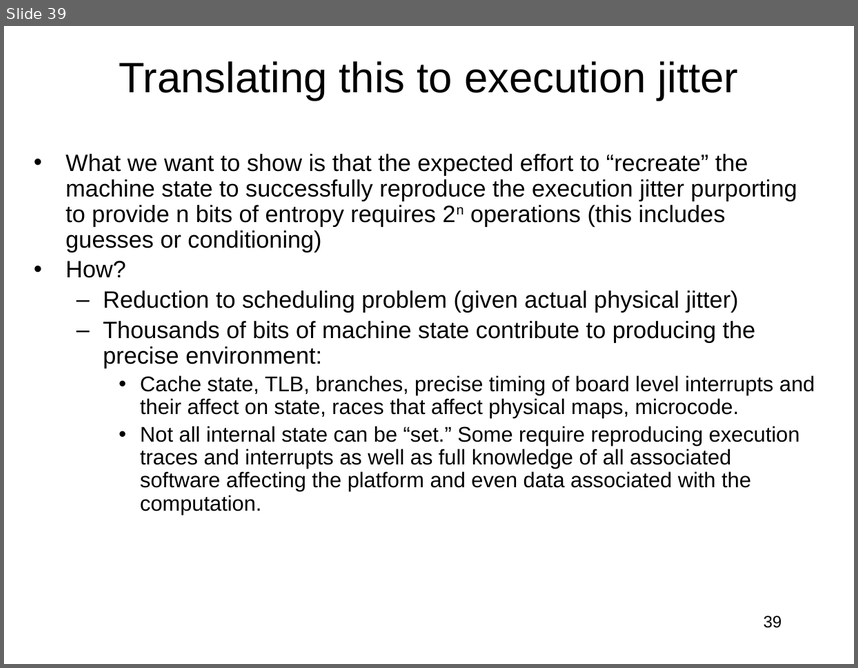
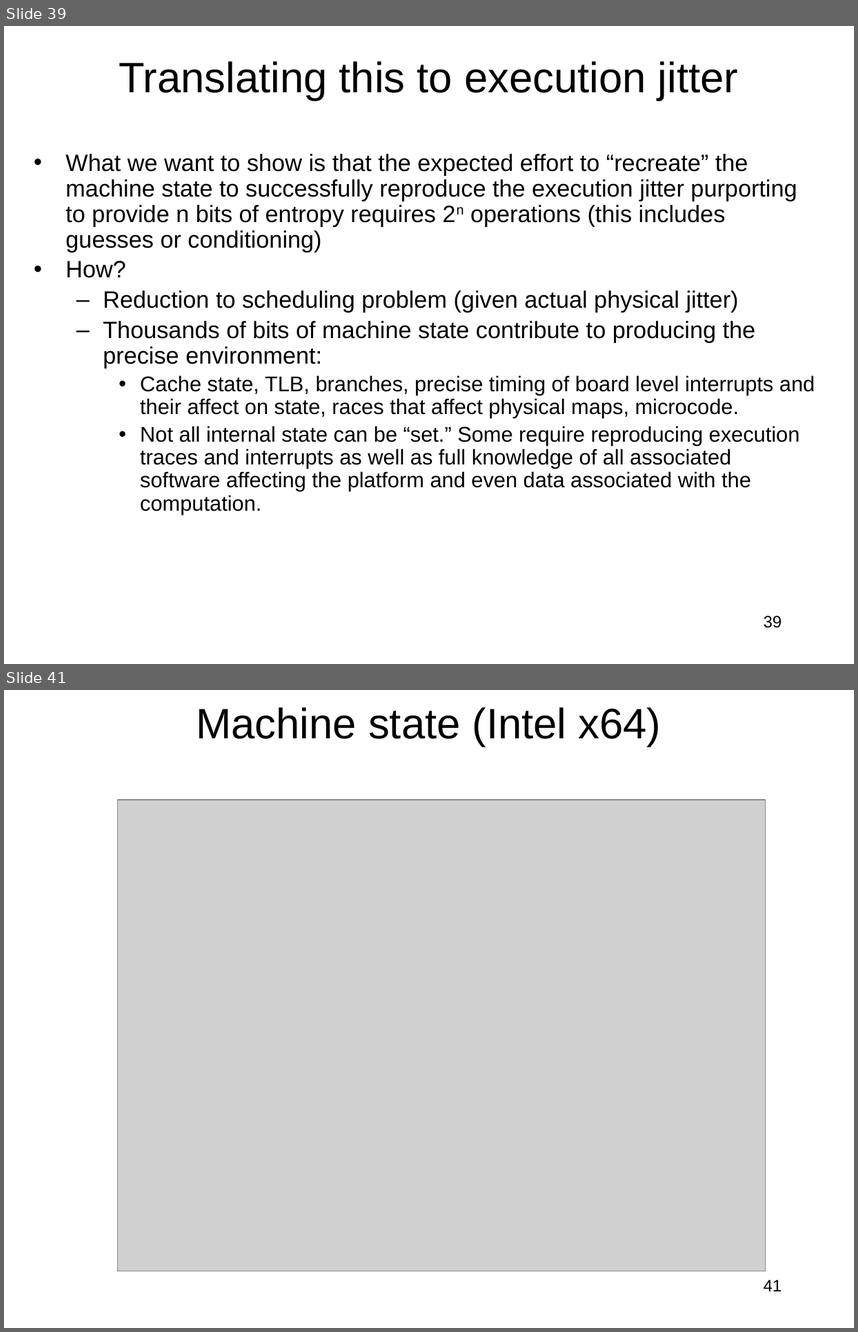
Before and after one commit to jlmucb/class_notes, a slide deck: BerkeleyClass/CS290Spring2013/Lectures/entropy_talk.pptx. Shown one above the other, each under a label of ours: slide 39 before the commit, slides 39 and 41 after it; the slides between them are not shown. The pictures are 858x668 and 858x1332 pixels, drawn with LibreOffice and Linux fonts; fonts in the diff are those of the drawing; grey boxes stand for pictures. Boxes give left, top, right and bottom in pixels: in the first picture for what was removed or moved away, otherwise in the second. Text is boxed around its words. In the diff, an @@ line names an element or a change of style, - is before the commit and + after.

```diff
--- a/BerkeleyClass/CS290Spring2013/Lectures/entropy_talk.pptx
+++ b/BerkeleyClass/CS290Spring2013/Lectures/entropy_talk.pptx
@@ slide 41 added at (x1=4, y1=690, x2=854, y2=1328), background #FFFFFF @@
@@ title added at (x1=196, y1=707, x2=662, y2=747), 36 pt, text #000000 @@
+Machine state (Intel x64)
@@ picture added at (x1=117, y1=800, x2=765, y2=1270) @@
@@ page number added at (x1=764, y1=1279, x2=782, y2=1291), 14 pt, text #000000 @@
+41
```
Also in this commit, not shown: 5 other slides added.
